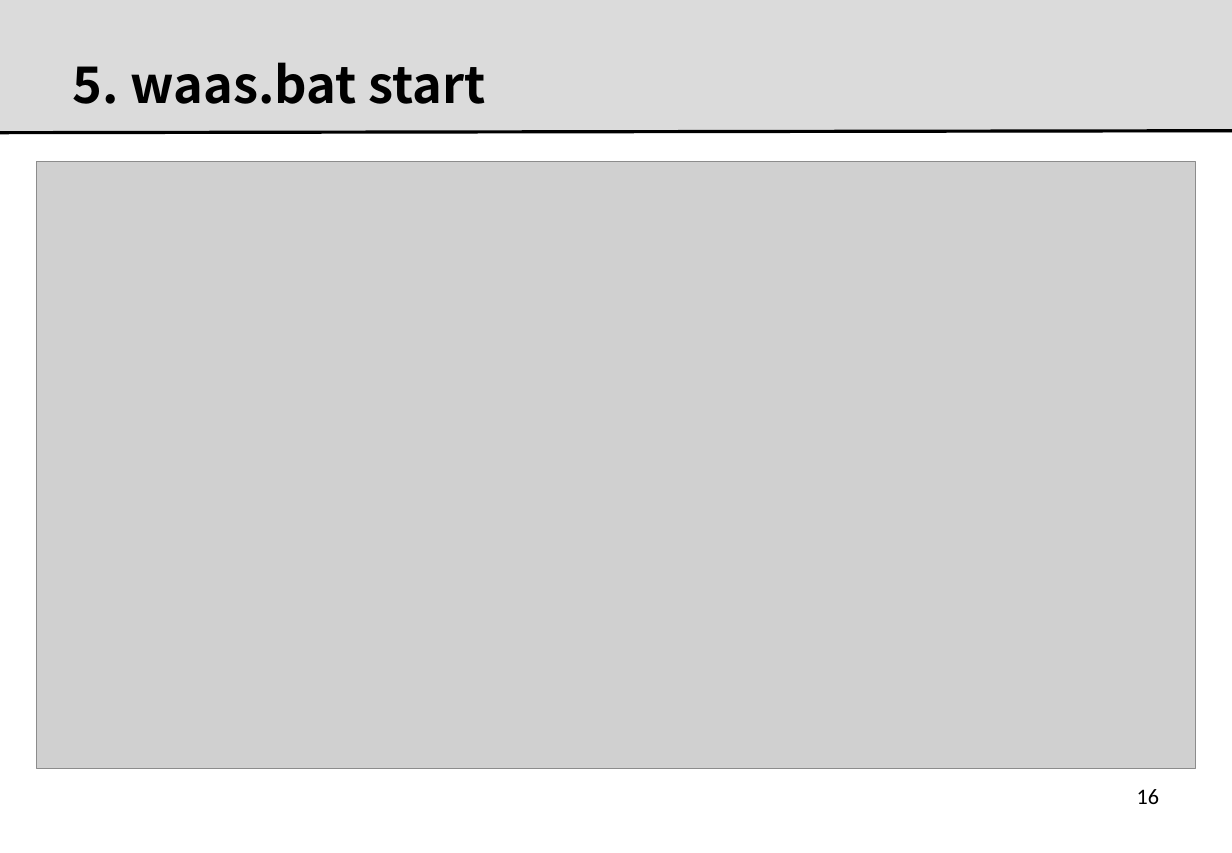
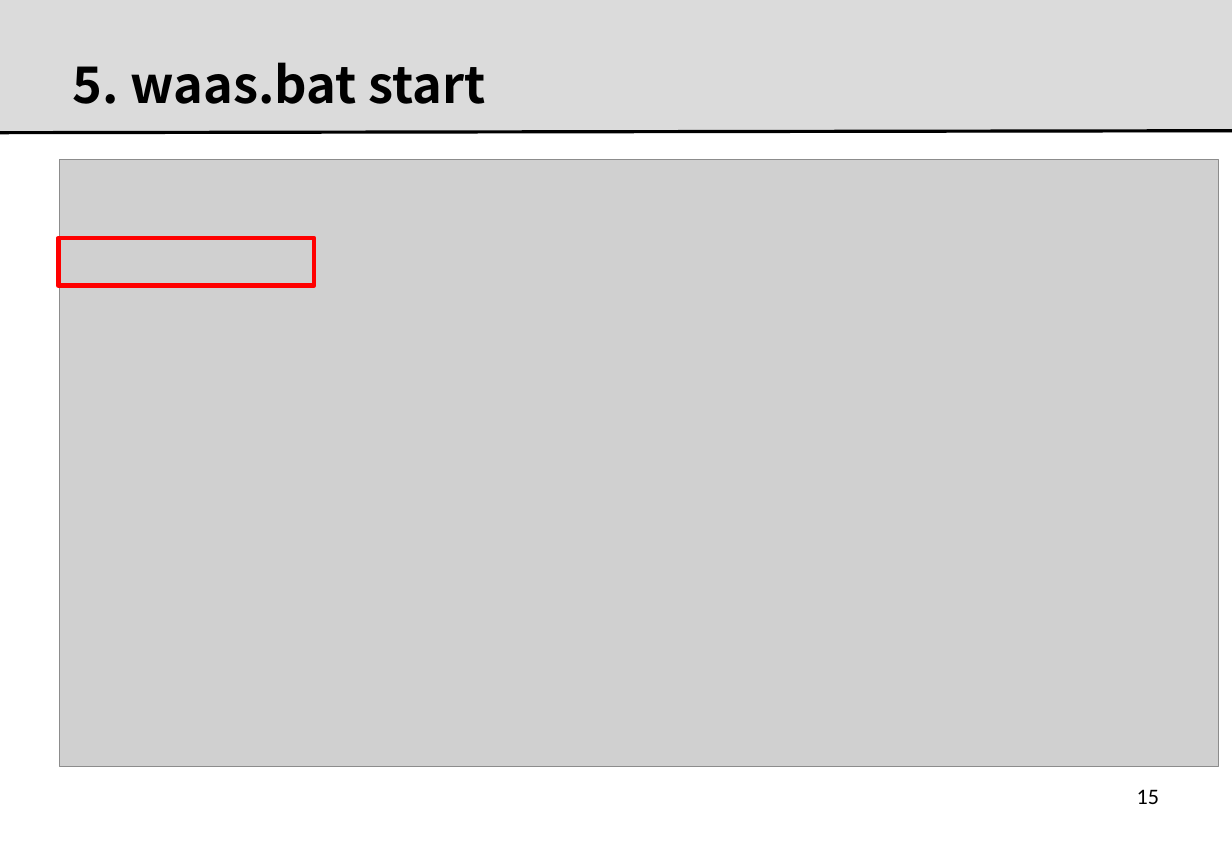
Before and after one commit to kitcrl/waas, a slide deck: slide 16 of docs/0000.man.pptx (slide 17 before the commit). Drawn at 1232x853 pixels with LibreOffice and Linux fonts; fonts in the diff are those of the drawing; grey boxes stand for pictures; background and template pictures are left out. Boxes give left, top, right and bottom in pixels: in the first picture for what was removed or moved away, otherwise in the second. Text is boxed around its words. In the diff, an @@ line names an element or a change of style, - is before the commit and + after.

```diff
--- a/docs/0000.man.pptx
+++ b/docs/0000.man.pptx
@@ picture: place and size @@
-picture at box(36, 162, 1197, 768)
+picture at box(59, 160, 1219, 767)
@@ rectangle added at box(58, 238, 314, 286), outline #FF0000 3 pt @@
@@ page number at box(1137, 789, 1159, 804): text changed @@
-16
+15
```
Also in this commit, not shown: 5 other slides changed, 1 slide added, 1 slide removed, 1 other file.
